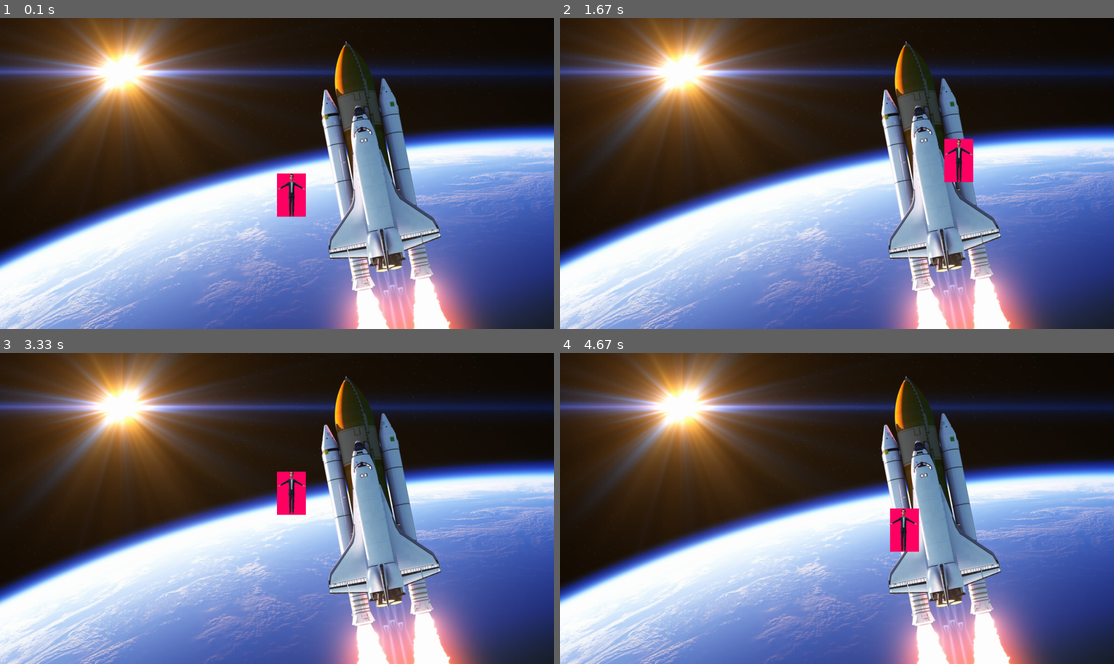
Above: before the commit, frames 1-4 (two rows, left to right).
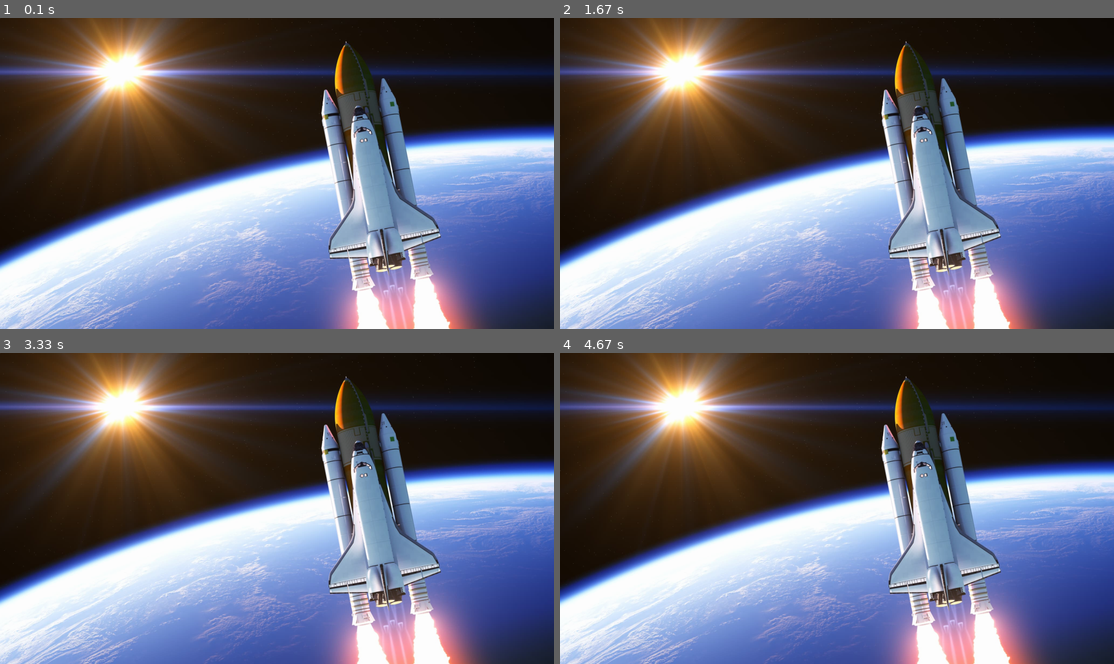
Above: after the commit, the same moments.

Repository: Minkema/PO5_informatica_pygame
Game: pygame game, started from first game/main.py
Same seed, same stepped clock (60 frames per second), same inputs: the game is played once before the commit and once after it.
Inputs:
- Up to frame 1 (0.1 s): no input
- Up to frame 2 (1.67 s): hold D 0.33-0.8 s; hold W 0.83-1.13 s; hold D 1.17-1.63 s
- Up to frame 3 (3.33 s): hold A 1.67-2.2 s; hold S 2.23-2.53 s; hold A 2.57-2.97 s; hold W from 3 s (still down)
- Up to frame 4 (4.67 s): release W at 3.37 s; hold D 3.4-4.03 s; hold S 4.07-4.43 s; hold A from 4.47 s (still down)

The runs differ from the first frame. In frame 1, 0.7% of the frame differs, in the area x 50-56%, y 50-65%; in frame 2, 0.7%, in the area x 69-75%, y 38-53%; in frame 3, 0.7%; in frame 4, 0.7%.

Commit message:
Update scenehandler.py

Diff:
--- a/first game/scenehandler.py
+++ b/first game/scenehandler.py
@@ -4,6 +4,8 @@
 resolution = settings.resolution
 screen = settings.screen
 music_active = False
+button_surface = pygame.Surface((150, 50))
+button_rect = pygame.Rect(125, 125, 150, 50)
 
 
 def loadScene(scenename):
@@ -15,12 +17,13 @@
         loadStartScene()
 
 def loadStartScene():
-    player.loadPlayer()
     #Loads the music in pygame so that it can be used later in the scene loop
     pygame.mixer.music.load('Audio\Startscreen\startscreen.mp3')
 
+    #defining variables
+    global background
+
     #Tries to load the specific background textures
-    global background
     try:
         background_image = pygame.image.load('Textures/StartScreen/homescreen.png')
         background = pygame.transform.scale(background_image, resolution)
@@ -36,9 +39,6 @@
     if currentScene == "startscreen":
 
         #Comments about these functions are at the functions declarations
-        player.drawPlayer()
-        player.update_movement()
-        player.drawerPlayerTexture()
 
         global music_active
 
